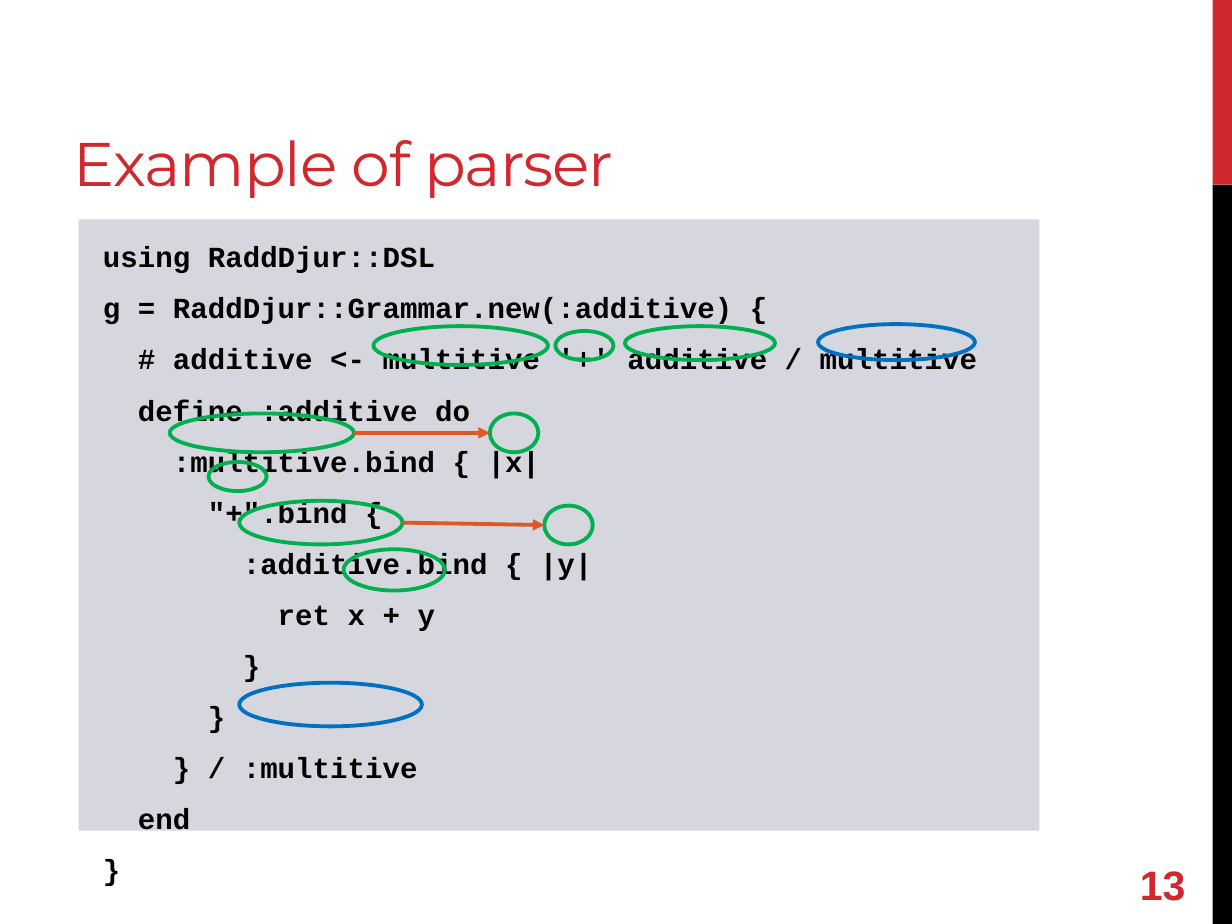
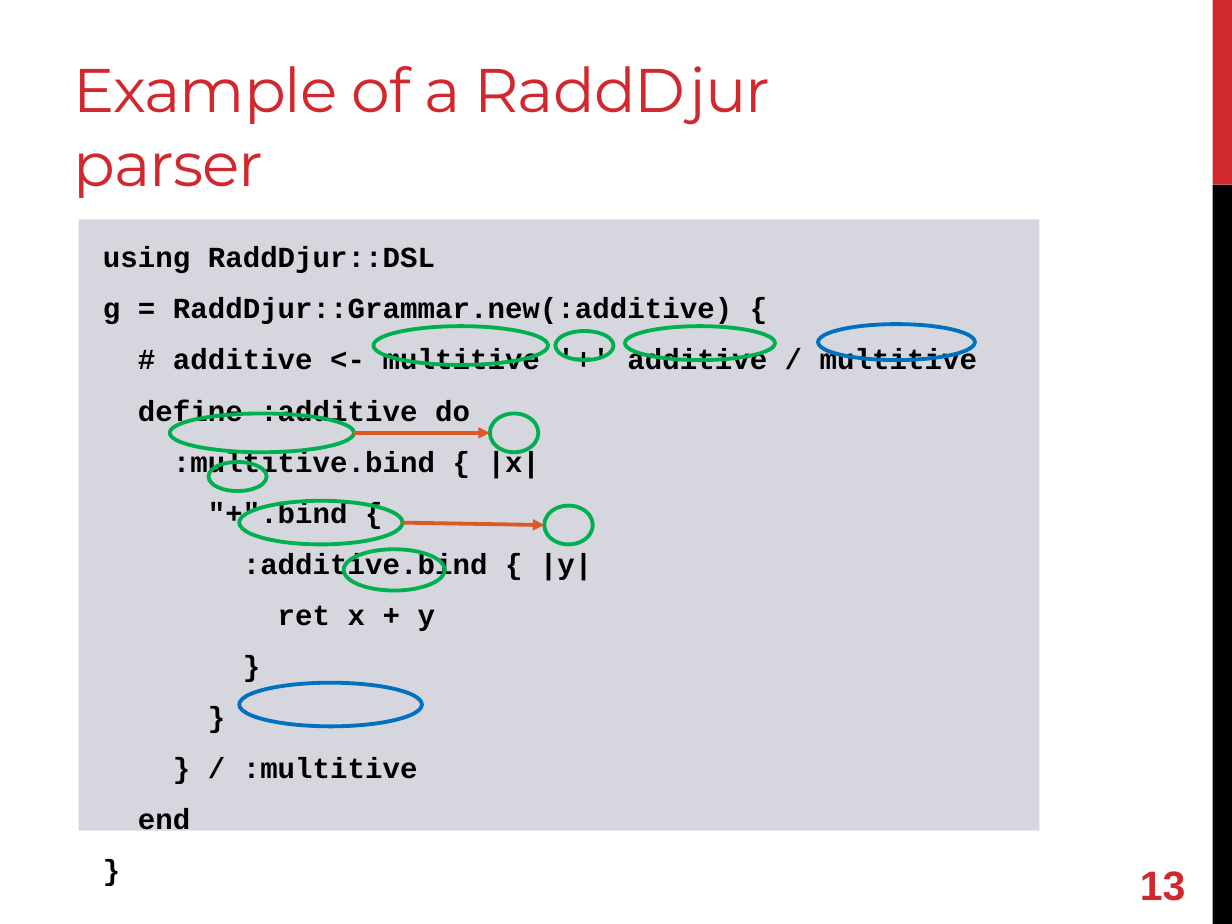
Before and after one commit to shugo/RubyKaigi2013, a slide deck: slide 14 of refining_refinements.pptx. Drawn at 1232x924 pixels with LibreOffice and Linux fonts; fonts in the diff are those of the drawing. Boxes give left, top, right and bottom in pixels: in the first picture for what was removed or moved away, otherwise in the second. Text is boxed around its words. In the diff, an @@ line names an element or a change of style, - is before the commit and + after.

Commit message:
updated.

```diff
--- a/refining_refinements.pptx
+++ b/refining_refinements.pptx
@@ title at <box>74,66,771,198</box>: text changed @@
-Example of parser
+Example of a RaddDjur parser
```
Also in this commit, not shown: 1 other slide changed.
